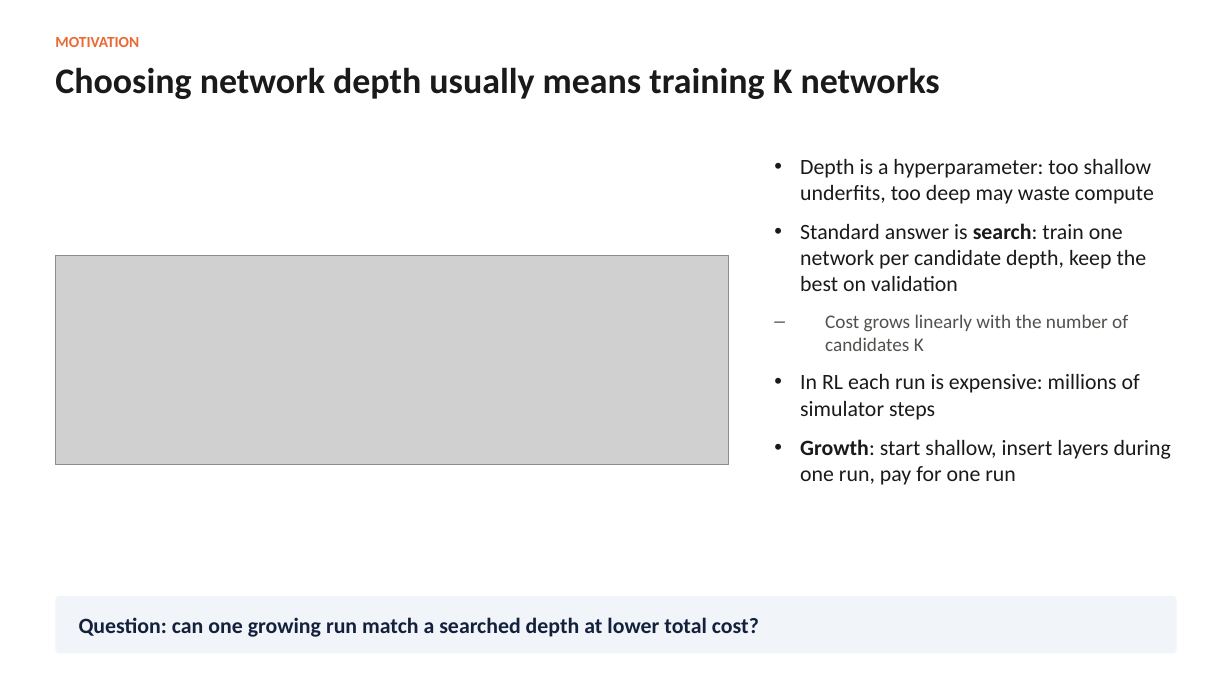
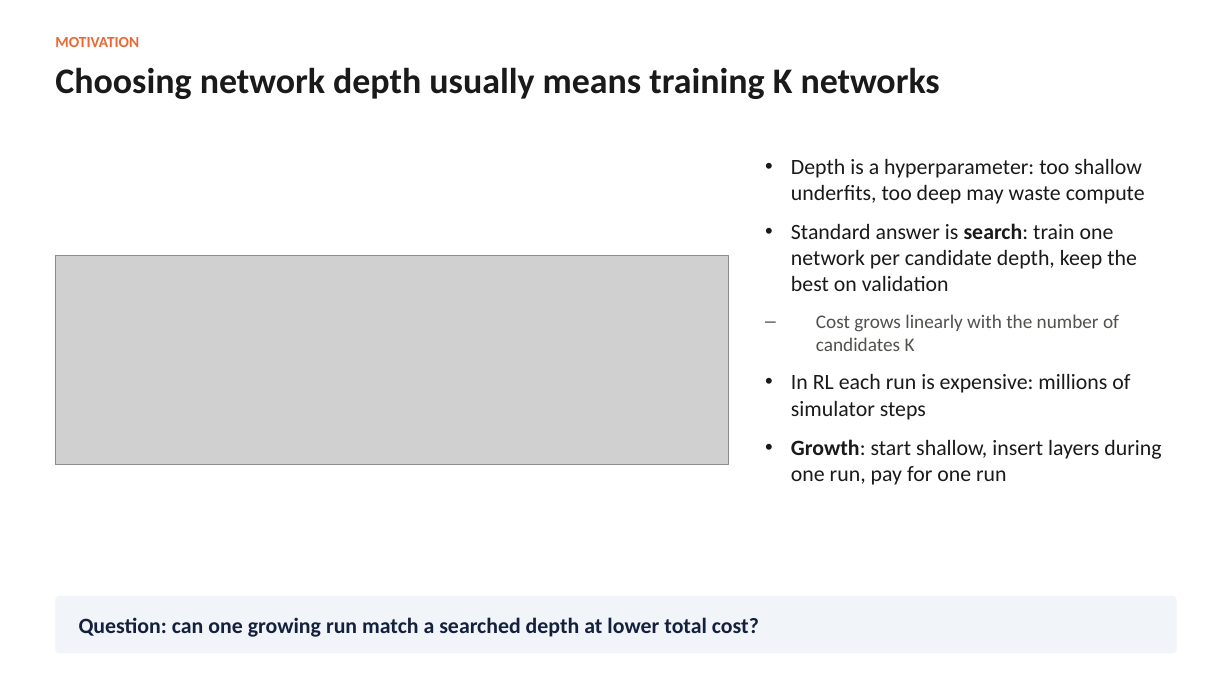
Before and after one commit to adlsdztony/comp9501-depth-growth, a slide deck: slide 2 of deck/COMP9501_Growth_Results_v2.pptx. Drawn at 1232x693 pixels with LibreOffice and Linux fonts; fonts in the diff are those of the drawing; grey boxes stand for pictures. Boxes give left, top, right and bottom in pixels: in the first picture for what was removed or moved away, otherwise in the second. Text is boxed around its words. In the diff, an @@ line names an element or a change of style, - is before the commit and + after.

```diff
--- a/deck/COMP9501_Growth_Results_v2.pptx
+++ b/deck/COMP9501_Growth_Results_v2.pptx
@@ text "Depth is a hyperparameter: too ...": place and size @@
-text "Depth is a hyperparameter: too ..." at (800,159,1171,485)
+text "Depth is a hyperparameter: too ..." at (791,159,1161,485)
```
Also in this commit, not shown: 10 other slides changed, 9 other files.
